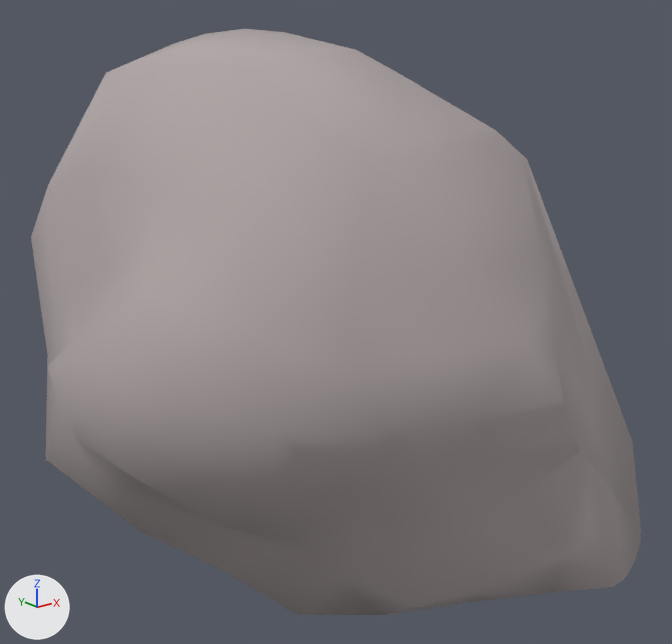
The glTF model prototype/assets/models/terrain/boulder_0.glb, before and after one commit.
Both versions are drawn from a 50 mm camera at (-1.76, -1.82, 1.67) aimed at (-0.06, 0.3, 0.82). Every picture has the same lights, and +X, +Y and +Z are marked at lower left. The first picture is the older version.

Names of what the first picture shows: 'boulder_0'.
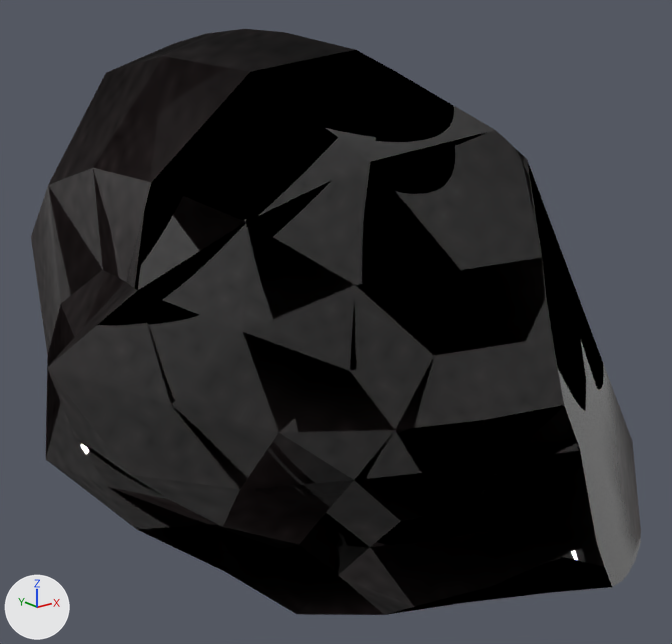
Patch to the scene script:
```diff
--- a/prototype/assets/models/terrain/boulder_0.glb.py
+++ b/prototype/assets/models/terrain/boulder_0.glb.py
@@ img_boulder_0_mat_rough @@
+img_boulder_0_mat_rough = load_image('boulder_0_mat_rough', '_unpacked/boulder_0_mat_rough', 128, 128, 'Non-Color')
@@ img_boulder_0_mat_albedo @@
+img_boulder_0_mat_albedo = load_image('boulder_0_mat_albedo', '_unpacked/boulder_0_mat_albedo', 128, 128, 'sRGB')
@@ img_boulder_0_mat_norm @@
+img_boulder_0_mat_norm = load_image('boulder_0_mat_norm', '_unpacked/boulder_0_mat_norm', 128, 128, 'Non-Color')
@@ mat_boulder_0_mat @@
 mat_boulder_0_mat = bpy.data.materials.new('boulder_0_mat')
-# nodes: BsdfPrincipled, OutputMaterial
-# colours: grey #b2a8a8
+# nodes: BsdfPrincipled, Math, NormalMap, OutputMaterial, SeparateColor, TexImage x3
+# uses the picture img_boulder_0_mat_albedo
+# uses the picture img_boulder_0_mat_norm
+# uses the picture img_boulder_0_mat_rough
@@ me_boulder_0_mesh @@
 me_boulder_0_mesh.from_pydata(...)  # 127 vertices, 250 faces; spans x -1.02..0.87, y -0.62..1.26, z 0.0..1.67
 # used by ob_boulder_0; location = (0.0, 0.0, 0.0)
+# me_boulder_0_mesh part 1: texture (UV) coordinates changed
 me_boulder_0_mesh.materials.append(mat_boulder_0_mat)
```

Changed parts and their boxes [x1, y1, x2, y2] in the pictures (672 x 644 px):
'boulder_0', surface changed (grey to black): [31, 29, 641, 615] in both
